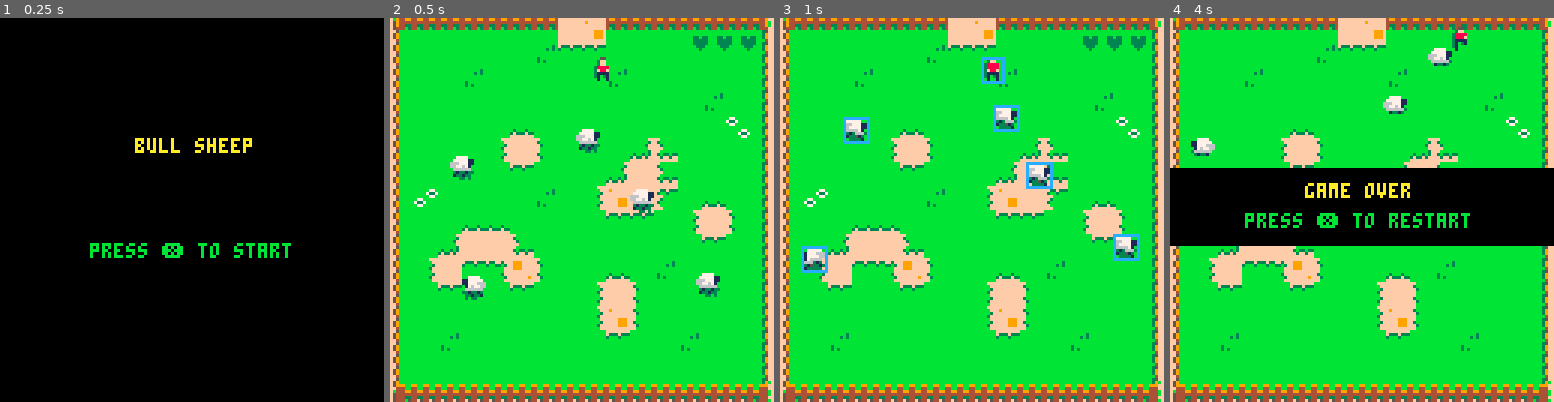
Above: before the commit, frames 1-4 (left to right).
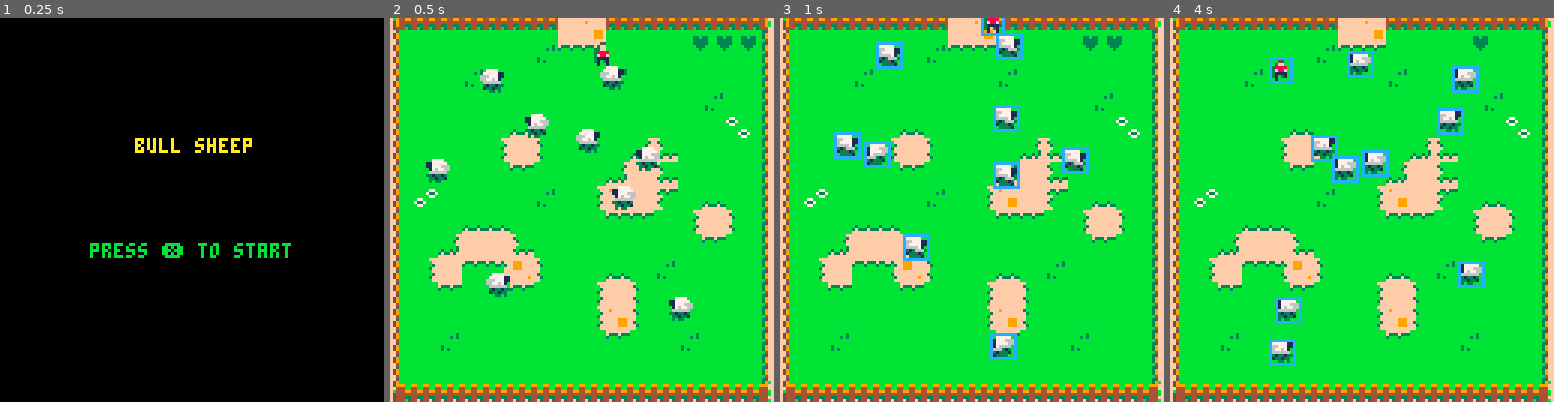
Above: after the commit, the same moments.

Repository: derpycoder/bull-sheep
Game: PICO-8 cartridge bull_sheep.p8
Same seed, same stepped clock (60 frames per second), same inputs: the game is played once before the commit and once after it.
Inputs:
- Up to frame 1 (0.25 s): no input
- Up to frame 2 (0.5 s): tap X (X key) at 0.33 s
- Up to frame 3 (1 s): tap O (Z key) at 0.7 s
- Up to frame 4 (4 s): tap X (X key) at 1.07, 1.85, 2.97 s; hold Right 1.6-2.1 s; tap O (Z key) every 0.4 s from 1.7 to 3.7 s; hold Up 2.15-2.42 s; hold Right 2.47-3.03 s; hold Left 3.08-3.58 s; hold Down 3.63-3.97 s

Frame 1 is identical in both runs. In frame 2, 3.7% of the frame differs, in the area x 9-86%, y 6-79%; in frame 3, 5.9%; in frame 4, 24%, in the area x 0-100%, y 2-91%.

Commit message:
Added Invincibility

Diff:
--- a/bull_sheep.p8
+++ b/bull_sheep.p8
@@ -7,7 +7,11 @@
 local game_objs
 local debug
 local game_state
+
 local lives
+local invincible_duration
+local invincible
+local last_invincible
 
 function init_gameload()
 end
@@ -15,15 +19,32 @@
 function init_gameplay()
  game_objs = {}
 
+ lives = 3
+ invincible_duration = 1
+ invincible = true
+ last_invincible = 0
+
  make_shepherd(64, 10)
 
  make_sheep(60, 40)
+ make_sheep(30, 20)
  make_sheep(80, 60)
+ make_sheep(70, 20)
  make_sheep(30, 90)
+ make_sheep(90, 40)
+ make_sheep(50, 30)
  make_sheep(20, 50)
  make_sheep(100, 90)
 
- lives = 3
+ local curr_time = time()
+
+ if curr_time - last_updated > sample_rate then
+  last_updated = curr_time
+
+  for game_obj in all(game_objs) do
+   game_obj:animate()
+  end
+ end
 end
 
 function init_gameover()
@@ -279,6 +300,12 @@
    self.x += self.velocity[1]
    self.y += self.velocity[2]
 
+   local curr_time = time()
+
+   if curr_time - last_invincible > invincible_duration then
+    invincible = false
+   end
+
    self:compare_hit_boxes()
   end,
   draw = function(self)
@@ -302,8 +329,10 @@
 
    for target in all(game_objs) do
     if target.name == "sheep" then
-     if self:collides(target) then
+     if self:collides(target) and not invincible then
       lives -= 1
+      invincible = true
+      last_invincible = time()
 
       if lives < 0 then
        set_game_state("gameover")
